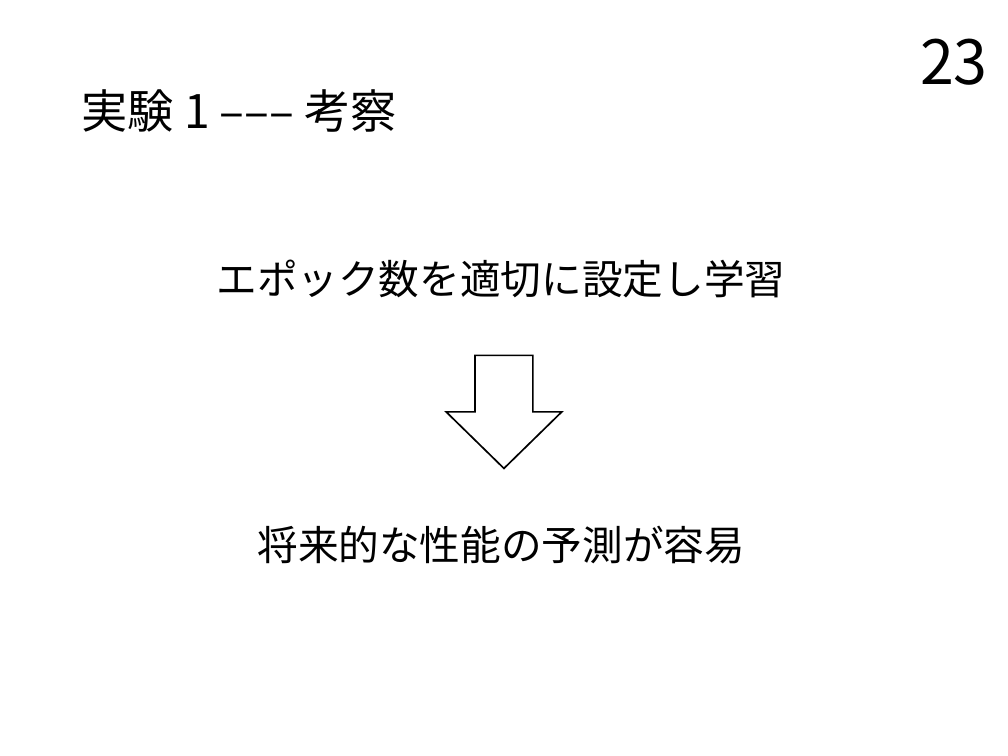
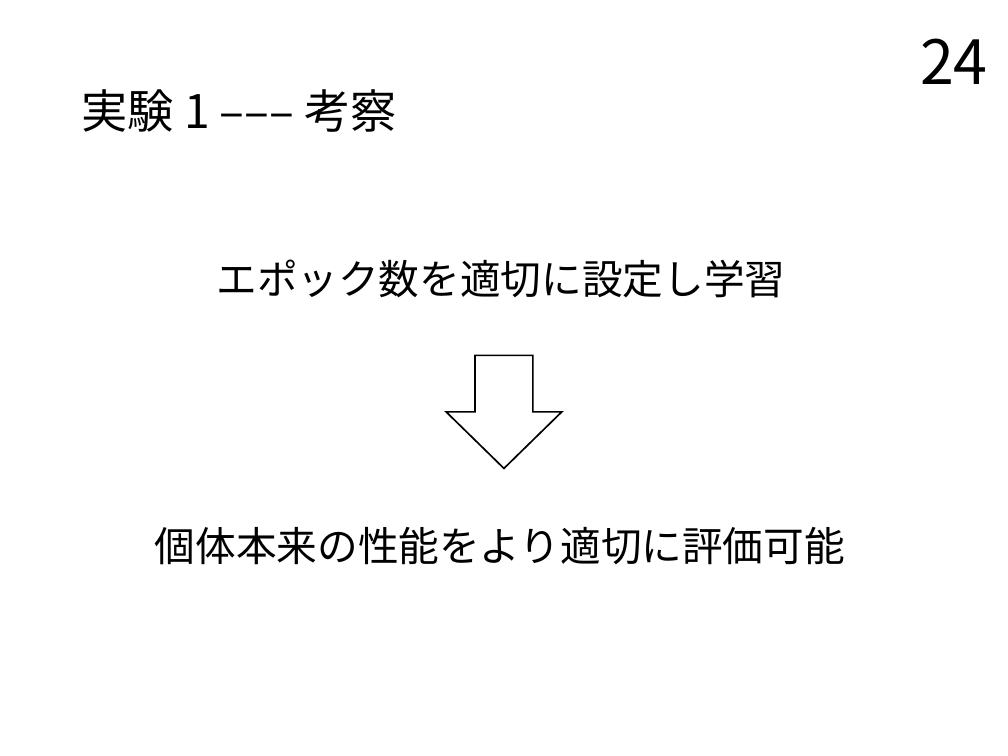
Before and after one commit to TairaTomotaka/kadai, a slide deck: slide 24 of prsn/20230124_prsn_taira.pptx (slide 23 before the commit). Drawn at 1008x756 pixels with LibreOffice and Linux fonts; fonts in the diff are those of the drawing. Boxes give left, top, right and bottom in pixels: in the first picture for what was removed or moved away, otherwise in the second. Text is boxed around its words. In the diff, an @@ line names an element or a change of style, - is before the commit and + after.

```diff
--- a/prsn/20230124_prsn_taira.pptx
+++ b/prsn/20230124_prsn_taira.pptx
@@ page number at (x1=920, y1=38, x2=988, y2=84): text changed @@
-23
+24
@@ text at (x1=155, y1=527, x2=845, y2=565): text changed @@
-将来的な性能の予測が容易
+個体本来の性能をより適切に評価可能
```
Also in this commit, not shown: 2 other slides changed, 1 slide added.
